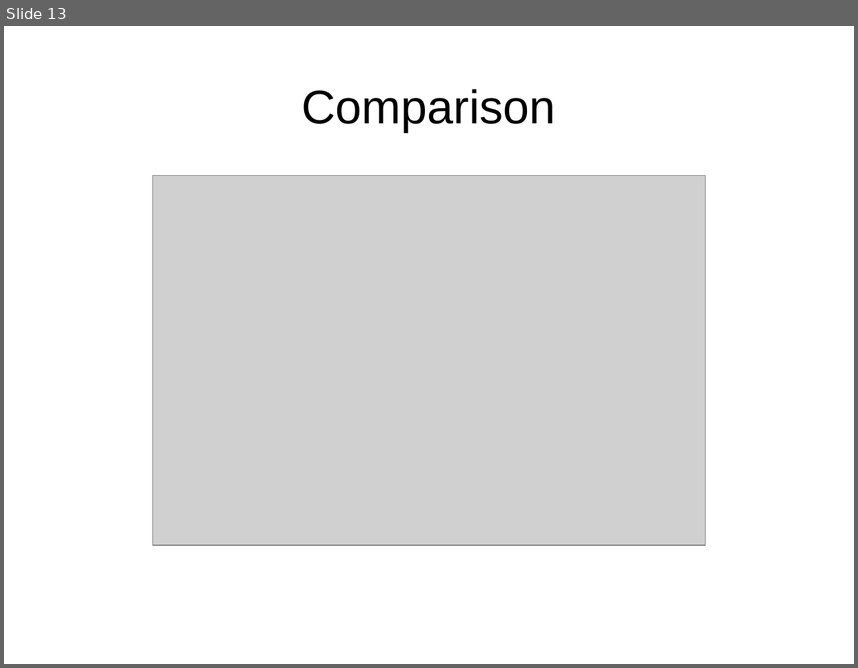
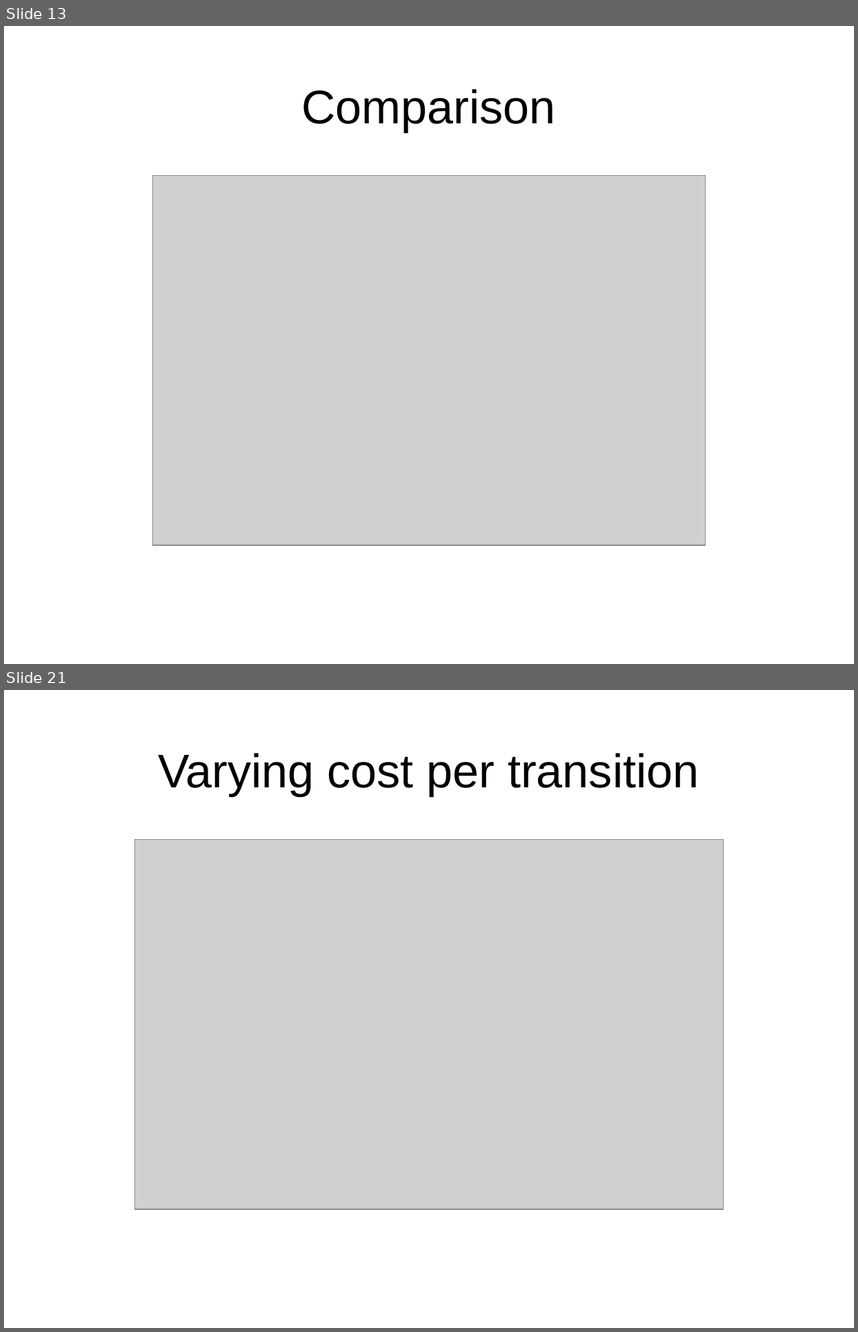
Before and after one commit to klutt/gecode-tuples, a slide deck: doc/presentation.odp. Shown one above the other, each under a label of ours: slide 13 before the commit, slides 13 and 21 after it; the slides between them are not shown. The pictures are 858x668 and 858x1332 pixels, drawn with LibreOffice and Linux fonts; fonts in the diff are those of the drawing; grey boxes stand for pictures. Boxes give left, top, right and bottom in pixels: in the first picture for what was removed or moved away, otherwise in the second. Text is boxed around its words. In the diff, an @@ line names an element or a change of style, - is before the commit and + after.

```diff
--- a/doc/presentation.odp
+++ b/doc/presentation.odp
@@ slide 21 added at bbox=[4, 690, 854, 1328], background #FFFFFF @@
@@ title added at bbox=[158, 753, 699, 796], 44 pt, text #000000 @@
+Varying cost per transition
@@ picture added at bbox=[134, 839, 723, 1208] @@
```
Also in this commit, not shown: 10 other slides added, 5 other files.
